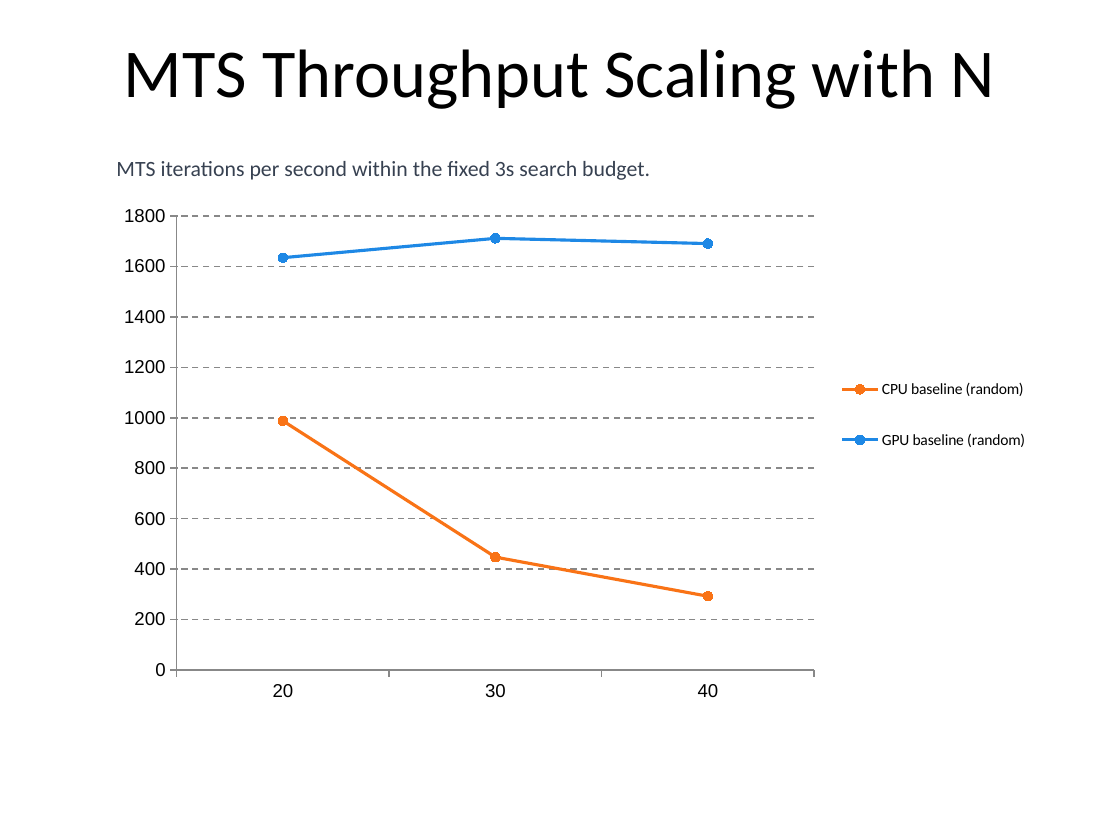
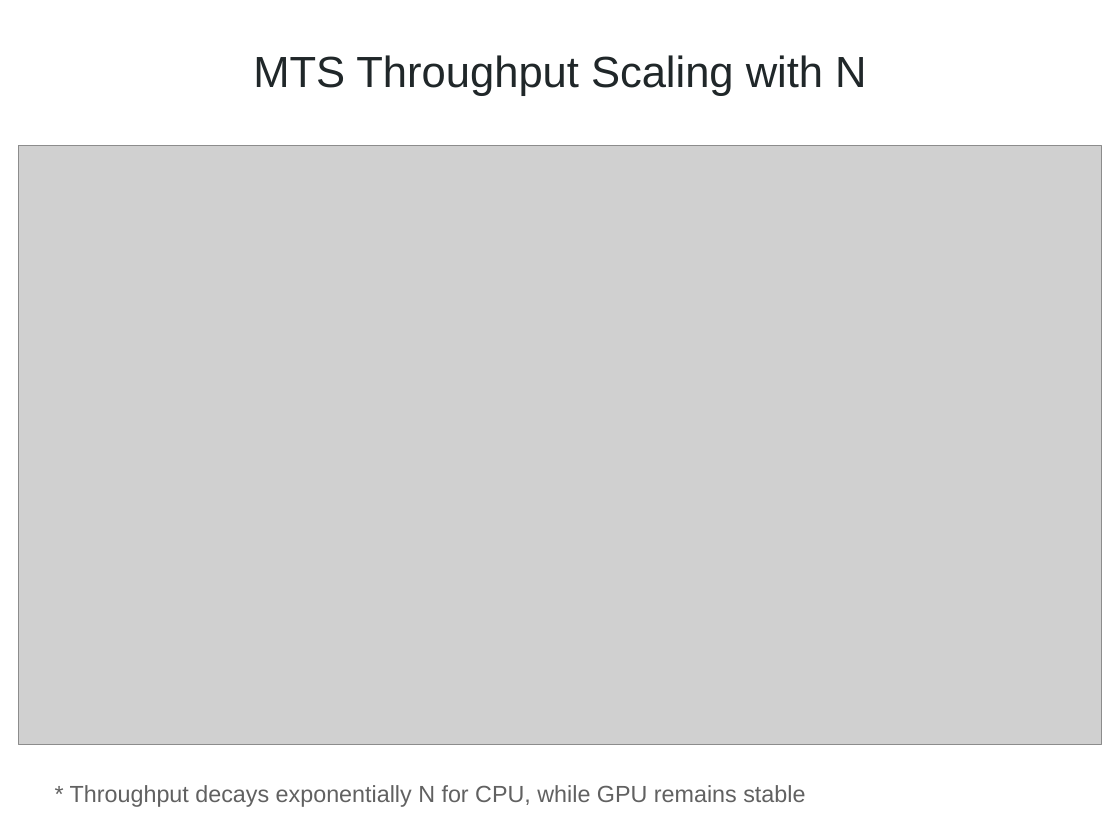
Before and after one commit to benanstrom/2026-NVIDIA, a slide deck: slide 7 of Presentation/FULL_PREZ.pptx. Drawn at 1120x840 pixels with LibreOffice and Linux fonts; fonts in the diff are those of the drawing; grey boxes stand for pictures. Boxes give left, top, right and bottom in pixels: in the first picture for what was removed or moved away, otherwise in the second. Text is boxed around its words. In the diff, an @@ line names an element or a change of style, - is before the commit and + after.

```diff
--- a/Presentation/FULL_PREZ.pptx
+++ b/Presentation/FULL_PREZ.pptx
@@ title "MTS Throughput Scaling with N" at (253, 55, 866, 96): size 44 to 28 pt, font Calibri to Arial, text colour #000000 to #202729 @@
@@ picture added at (19, 146, 1102, 745) @@
@@ text removed at (116, 161, 650, 180) @@
-MTS iterations per second within the fixed 3s search budget.
@@ line chart removed at (105, 196, 1035, 711) @@
-categories: 20, 30, 40
-CPU baseline (random): 990, 450, 290
-GPU baseline (random): 1640, 1710, 1690
@@ text added at (70, 785, 805, 807), 15 pt, text #616161 @@
+* Throughput decays exponentially N for CPU, while GPU remains stable
```
Also in this commit, not shown: 10 other slides changed, 5 slides added, 1 slide removed.
